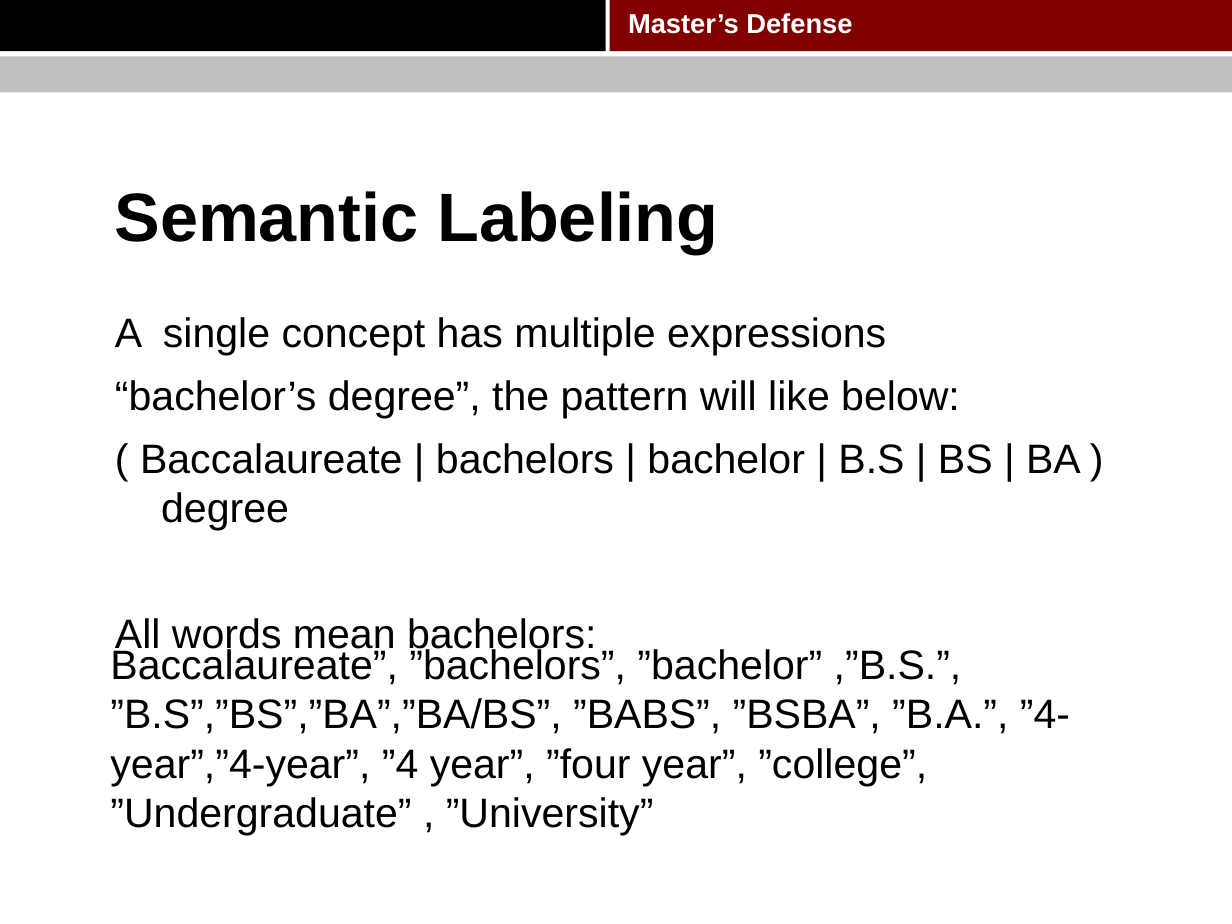
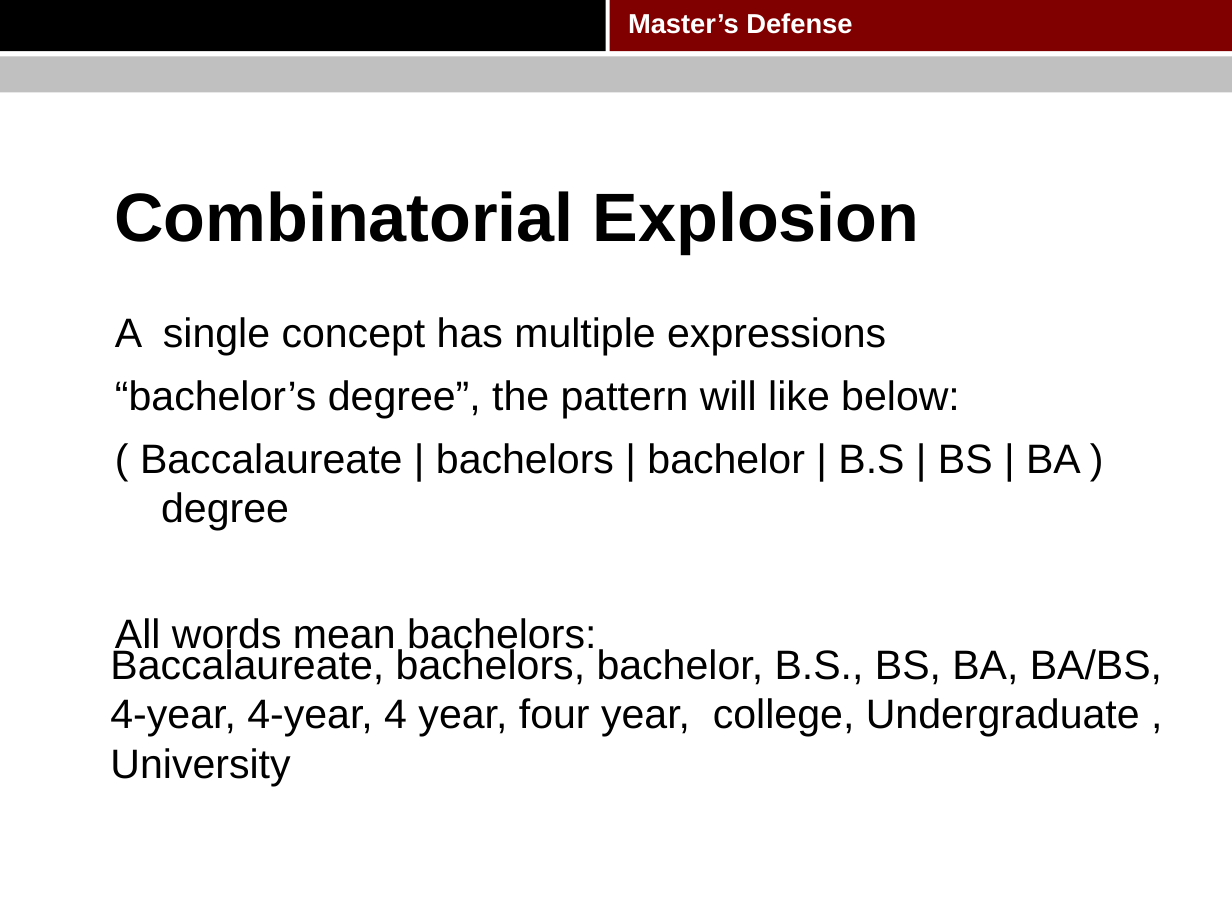
Before and after one commit to pkushiqiang/thesis, a slide deck: slide 29 of media/Master's thesis.pptx (slide 28 before the commit). Drawn at 1232x924 pixels with LibreOffice and Linux fonts; fonts in the diff are those of the drawing; background and template pictures are left out. Boxes give left, top, right and bottom in pixels: in the first picture for what was removed or moved away, otherwise in the second. Text is boxed around its words. In the diff, an @@ line names an element or a change of style, - is before the commit and + after.

Commit message:
update

```diff
--- a/media/Master's thesis.pptx
+++ b/media/Master's thesis.pptx
@@ title at box(114, 191, 920, 254): text changed @@
-Semantic Labeling
+Combinatorial Explosion
@@ text at box(110, 646, 1162, 786): text changed @@
-Baccalaureate”, ”bachelors”, ”bachelor” ,”B.S.”, ”B.S”,”BS”,”BA”,”BA/BS”, ”BABS”, ”BSBA”, ”B.A.”, ”4-year”,”4-year”, ”4 year”, ”four year”, ”college”, ”Undergraduate” , ”University”
+Baccalaureate, bachelors, bachelor, B.S., BS, BA, BA/BS, 4-year, 4-year, 4 year, four year, college, Undergraduate , University
```
Also in this commit, not shown: 9 other slides changed, 1 slide added, 1 slide removed.
